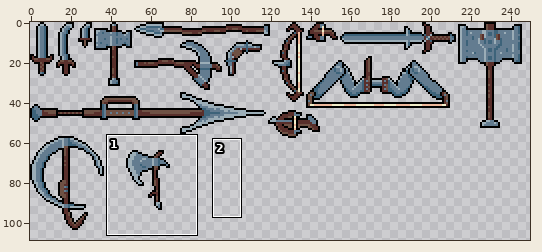
Edited in one commit: sprite sheet (MVC test/Assets/Art/Weapons/Weapons Dropped Atlas.png). The first picture is a wide view before the edit; the outline marks the close-up.
Close-up. Before the commit:
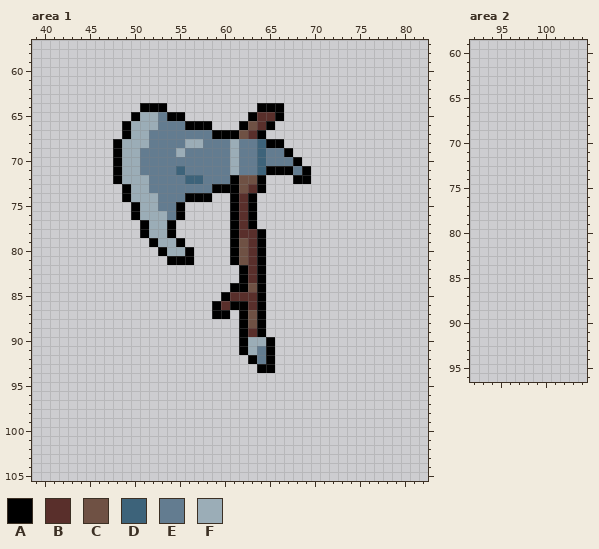
The file is 256x256 pixels. Shown: area 1: x 39..82, y 57..105; area 2: x 92..104, y 59..96. The wide view leaves out empty margins. The commit also changed other parts of the picture, which this record leaves out.
Palette (. is transparent): A #000000  B #592f2b  C #6f5144  D #3d637a  E #637c90  F #9badb7
Pixels before, area 1, first column x 48:
64 ...AAA..........AAA...
65 ..AFFEAA.......ABBA...
66 .AFFFEEEAAA...ACBA....
67 .AFFEEEEEEEAAACBA.....
68 AFFFEEEEFFEEEFEEDAA...
69 AFFEEEEFEEEEEFEEDEEA..
70 AFFEEEEEEEEEEFEEDEEEA.
71 AFFEEEEDEEEEEFEEDAAAEA
72 AFFFEEEEDDEEEACCA...AA
73 .AFFEEEEEEEAAACBA.....
74 .AFFFEEEAAA..ABA......
75 ..AFFEEA.....ABA......
76 ..AFFFEA.....ABA......
77 ...AFFA......ABA......
78 ...AFFA......ABBA.....
79 ....AFFA.....ACBA.....
80 .....AFFA....ACBA.....
81 ......AAA....ACBA.....
82 ..............ABA.....
83 ..............ABA.....
84 .............AACA.....
85 ............ABBBA.....
86 ...........ABAABA.....
87 ...........AA.ACA.....
88 ..............ACA.....
89 ..............ABA.....
90 ..............AFFA....
91 ..............AFEA....
92 ...............AEA....
93 ................AA....
New version:
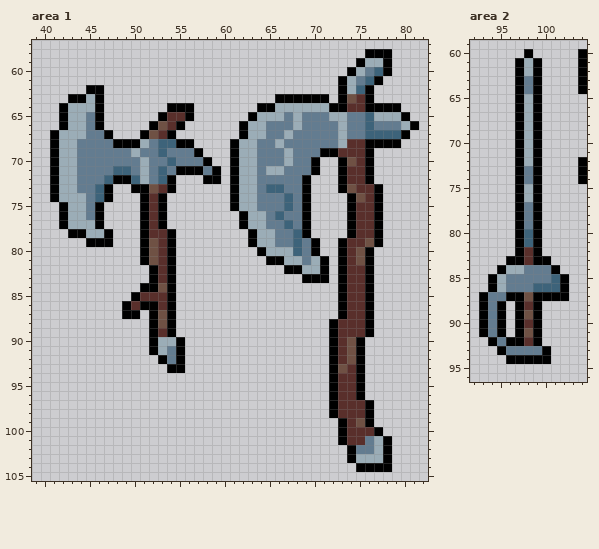
Difference:
Changed rows in their new state; - is an unchanged pixel.
Area 1:
first column x 41:
 58 -----------------------------------AAA---
 59 ----------------------------------AFFA---
 60 ---------------------------------AFEDA---
 61 --------------------------------AFEDA----
 62 ----AA--------------------------AFDA-----
 63 --AAFA-------------------AAAAAA-ACBA-----
 64 -AFFFA----...AAA---------FFFFFFAABBAAAA--
 65 -AFFEA---...ABBA-------FFFEFEEEFFEEDFFFA-
 66 -AFFEA--...ACBA...----FFEEEFEEEEFEEDEEEFA
 67 AFFFEEA-..ACBA.......AFFEEFEEEEEFEEDDDDA-
 68 AFFEEEE-AA--DDAA....AFFEEFEEEEEEFBBAAAA--
 69 AFFEEEEEE---D-E-A...AFFE--FEEEAABBBA-----
 70 AFFEEEEEEEF--D---A..AFFE--FEEA--ACBA-----
 71 AFFEEEEDDEF-D-AAA-A.AFFEFFE-EA--ABBA-----
 72 AFFEEED-AD--DA...AA.-FFEEEEE----ABBA-----
 73 AFFEEDA-.AACBA......-FFEDDEEA---ACBBA----
 74 AFFFEDA-..ABA.....---FFEEEDEA----ACBA----
 75 -AFFEA---.ABA..------FFEEEDEA----ABBA----
 76 -AFFEA---.ABA..-----.AFFEDEEA----ABBA----
 77 -AFFFA-----BA.------.AFFEEDEA----ABBA----
 78 --AAFFA----BB-------..AFFEEDA----ABBA----
 79 ----AAA---ACBA.-----..AFFEEDEA--ABBCA----
 80 ----------ACBA..----...-FFFDEA--ABCA-----
 81 ----------ACB-..----....AAFFEFA-ABCA-----
 82 -----------ABA-------...--AAFFA-ABBA-----
 83 -----------ABA-------...----AAA-ABBA-----
 84 ----------AACA------....--------ABBA-----
 85 ---------ABBBA-----.....--------ABBA-----
 86 --------ABAABA----......--------ABBA-----
 87 --------AA-ACA----..-...--------ABBA-----
 88 -----------ACA-------...-------ABBBA-----
 89 -----------ABA-------...-------ABBBA-----
 90 -----------AFFA------....------ABCA------
 91 -----------AFEA------....------ABCA------
 92 ------------AEA-------...------ABCA------
 93 -------------AA--------..------ACBA------
 94 -------------------------------ABBA------
 95 -------------------------------ABBA------
 96 -------------------------------ABBA------
 97 -------------------------------ABBBA-----
 98 -------------------------------ABBBA-----
 99 --------------------------------ABCA-----
100 --------------------------------ABBBA----
101 --------------------------------ABBEFA---
102 ---------------------------------AEEFA---
103 ---------------------------------AFFFA---
104 ----------------------------------AAAA---
Area 2:
first column x 93:
60 -----A-----A
61 ----AFA----A
62 ----AFA----A
63 ----AEA----A
64 ----AEA----A
65 ----AFA-----
66 ----AFA-----
67 ----AFA-----
68 ----AFA-----
69 ----AFA-----
70 ----AFA-----
71 ----AFA-----
72 ----AFA----A
73 ----AEA----A
74 ----AEA----A
75 ----AFA-----
76 ----AFA-----
77 ----AEA-----
78 ----AEA-----
79 ----AEA-----
80 ----ADA-----
81 ----ADA-----
82 ----ABA-----
83 ---AABAA----
84 --AFFEEEA---
85 -AFEEEEEDA--
86 -AFEEEDDDA--
87 AEEAACAAAA--
88 AEA-ABA-----
89 AEA-ACA-----
90 AEA-ABA-----
91 AEA-ACA-----
92 -AEAABA-----
93 --AEEEEA----
94 ---AAAAA----
Changed places in both close-ups, as pixel boxes (x1, y1, x2, y2):
changed: (50, 49, 419, 472)
added: (479, 49, 569, 364)
added: (578, 49, 587, 94)
added: (578, 157, 587, 184)
